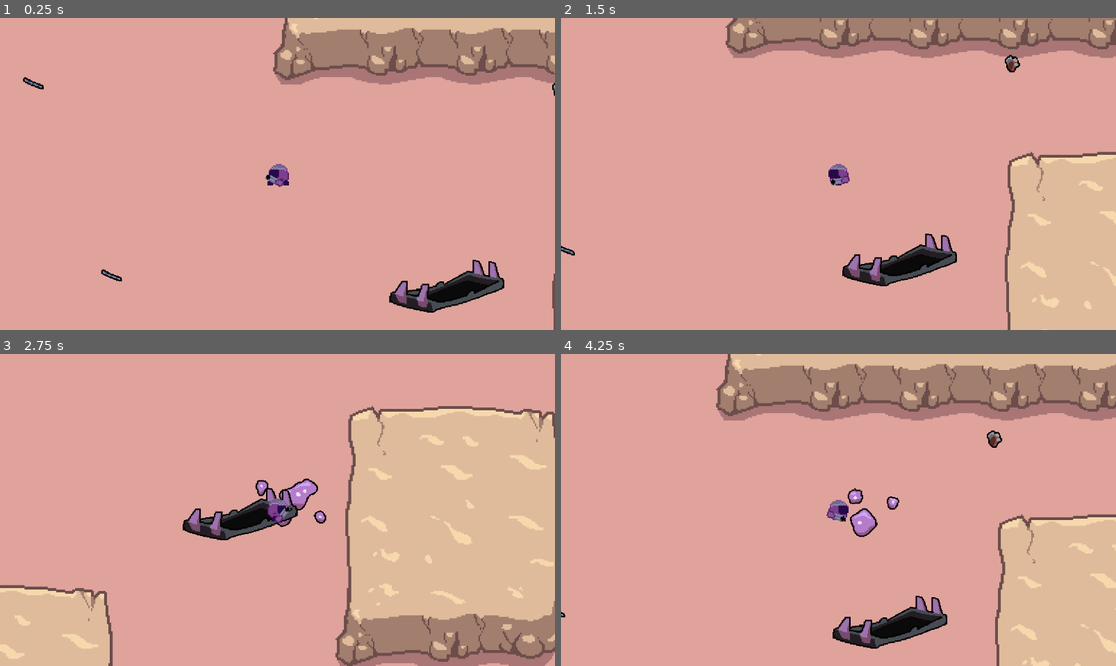
Above: before the commit, frames 1-4 (two rows, left to right).
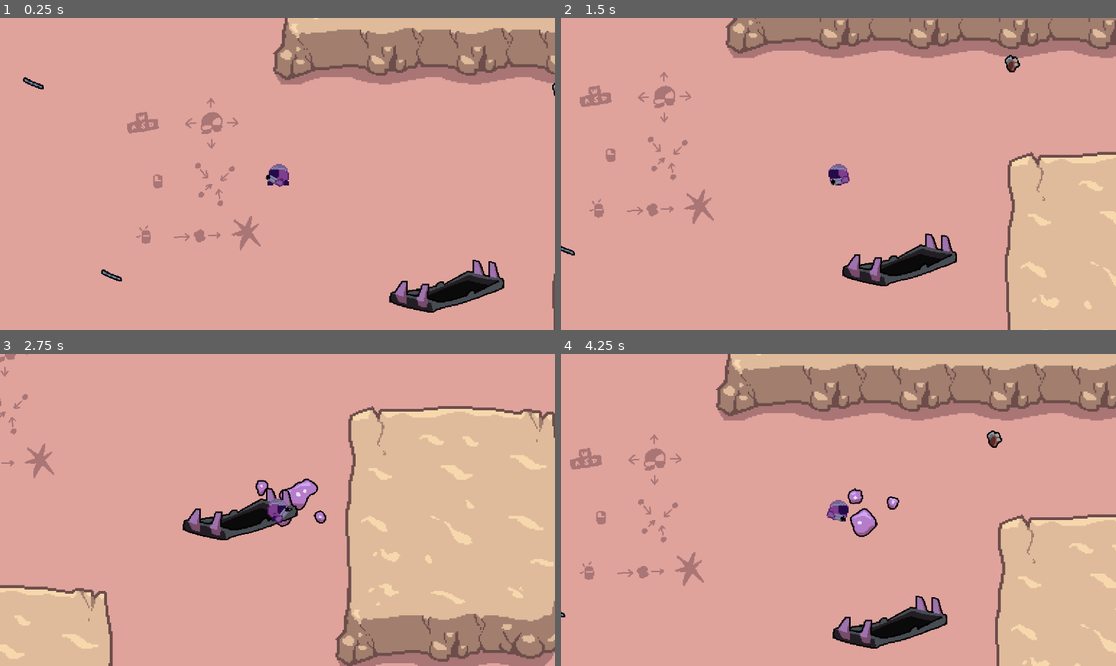
Above: after the commit, the same moments.

Repository: JeppeLindberg/goedware_game_jam_14_everything_is_a_resource
Game: Godot game, scene res://scenes/main.tscn
The game is run twice, just before and just after one commit, with the same random seed, the same clock (stepped at 60 frames per second) and the same inputs.
Inputs (mouse positions are in pixels of both pictures, inside the frame that each line leads up to):
- Up to frame 1 (0.25 s): no input
- Up to frame 2 (1.5 s): tap Enter at 0.5 s; move the mouse to (960, 158) at 0.52 s; press the mouse at (960, 158) at 0.53 s; hold D (move_right) 0.53-1.28 s; move the mouse to (727, 189) at 1.27 s; release the mouse at (727, 189) at 1.28 s; hold S (move_down) from 1.28 s (still down); click (727, 189) at 1.35 s
- Up to frame 3 (2.75 s): move the mouse to (333, 441) at 2.02 s; release S (move_down) at 2.03 s; press the mouse at (333, 441) at 2.03 s; hold D (move_right) from 2.03 s (still down)
- Up to frame 4 (4.25 s): move the mouse to (810, 572) at 2.77 s; release D (move_right) at 2.78 s; release the mouse at (810, 572) at 2.78 s; hold W (move_up) 2.78-3.53 s; click (810, 572) at 2.85 s; move the mouse to (1005, 556) at 3.52 s; press the mouse at (1005, 556) at 3.53 s; hold A (move_left) from 3.53 s (still down)

The runs differ from the first frame. In frame 1, 1.0% of the frame differs, in the area x 22-47%, y 25-75%; in frame 2, 1.0%, in the area x 3-28%, y 17-66%; in frame 3, 0.4%; in frame 4, 1.0%.

Commit message:
progress

Diff:
--- a/prefabs/shot.tscn
+++ b/prefabs/shot.tscn
@@ -1,6 +1,7 @@
-[gd_scene load_steps=4 format=3 uid="uid://ji0ihk5cojma"]
+[gd_scene load_steps=5 format=3 uid="uid://ji0ihk5cojma"]
 
 [ext_resource type="Script" uid="uid://bj76ggg6tj1gr" path="res://scripts/shot.gd" id="1_ng2it"]
+[ext_resource type="Texture2D" uid="uid://bka0t21ufrckv" path="res://sprites/shot.png" id="2_vt6wl"]
 
 [sub_resource type="PhysicsMaterial" id="PhysicsMaterial_ng2it"]
 friction = 0.5
@@ -20,4 +21,8 @@
 [node name="shape" type="CollisionShape2D" parent="."]
 shape = SubResource("CircleShape2D_tipki")
 
+[node name="sprite" type="Sprite2D" parent="."]
+scale = Vector2(0.5, 0.5)
+texture = ExtResource("2_vt6wl")
+
 [connection signal="body_entered" from="." to="." method="_on_body_entered"]
--- a/scenes/main.tscn
+++ b/scenes/main.tscn
@@ -1,9 +1,10 @@
-[gd_scene load_steps=30 format=4 uid="uid://bv0t6xv8q4vuy"]
+[gd_scene load_steps=31 format=4 uid="uid://bv0t6xv8q4vuy"]
 
 [ext_resource type="Script" uid="uid://bhr8c5fraojq8" path="res://scripts/player.gd" id="1_o5qli"]
 [ext_resource type="Script" uid="uid://dj162p2vv1xmw" path="res://scripts/main.gd" id="1_tbgi4"]
 [ext_resource type="PackedScene" uid="uid://bqhsyiini58i6" path="res://prefabs/debris.tscn" id="2_tipki"]
 [ext_resource type="SpriteFrames" uid="uid://c5g55qf1eqkni" path="res://sprite_frames/snapper.tres" id="3_a8y0u"]
+[ext_resource type="Texture2D" uid="uid://b4fxueoc2ewov" path="res://sprites/instruction.png" id="3_dp3eg"]
 [ext_resource type="Script" uid="uid://b8016b6u8utuu" path="res://scripts/gun.gd" id="3_sugp2"]
 [ext_resource type="SpriteFrames" uid="uid://cvwmqtt7rg3wp" path="res://sprite_frames/player.tres" id="4_eb6dy"]
 [ext_resource type="Script" uid="uid://cifc4erdmoi1s" path="res://scripts/vacuum_point.gd" id="4_jyhfs"]
@@ -140,6 +141,11 @@
 tile_map_data = PackedByteArray("AAAKAAQAAAAIAAAAAAALAAQAAAAKAAAAAAAMAAQAAAALAAAAAAAMAAUAAAALAAIAAAAMAAYAAAALAAMAAAALAA …(2640 unchanged characters)…
 tile_set = SubResource("TileSet_eb6dy")
 
+[node name="instruction" type="Sprite2D" parent="environment"]
+position = Vector2(390, 248)
+scale = Vector2(0.5, 0.5)
+texture = ExtResource("3_dp3eg")
+
 [node name="static" type="Node2D" parent="."]
 
 [node name="wall" type="StaticBody2D" parent="static"]
Binary file added: sprites/instruction.png
Not shown, added: sprites/instruction.png.import
Binary file added: sprites/shot.png
Not shown, added: sprites/shot.png.import
Not shown, changed: clip_studio_paint/assets.clip
